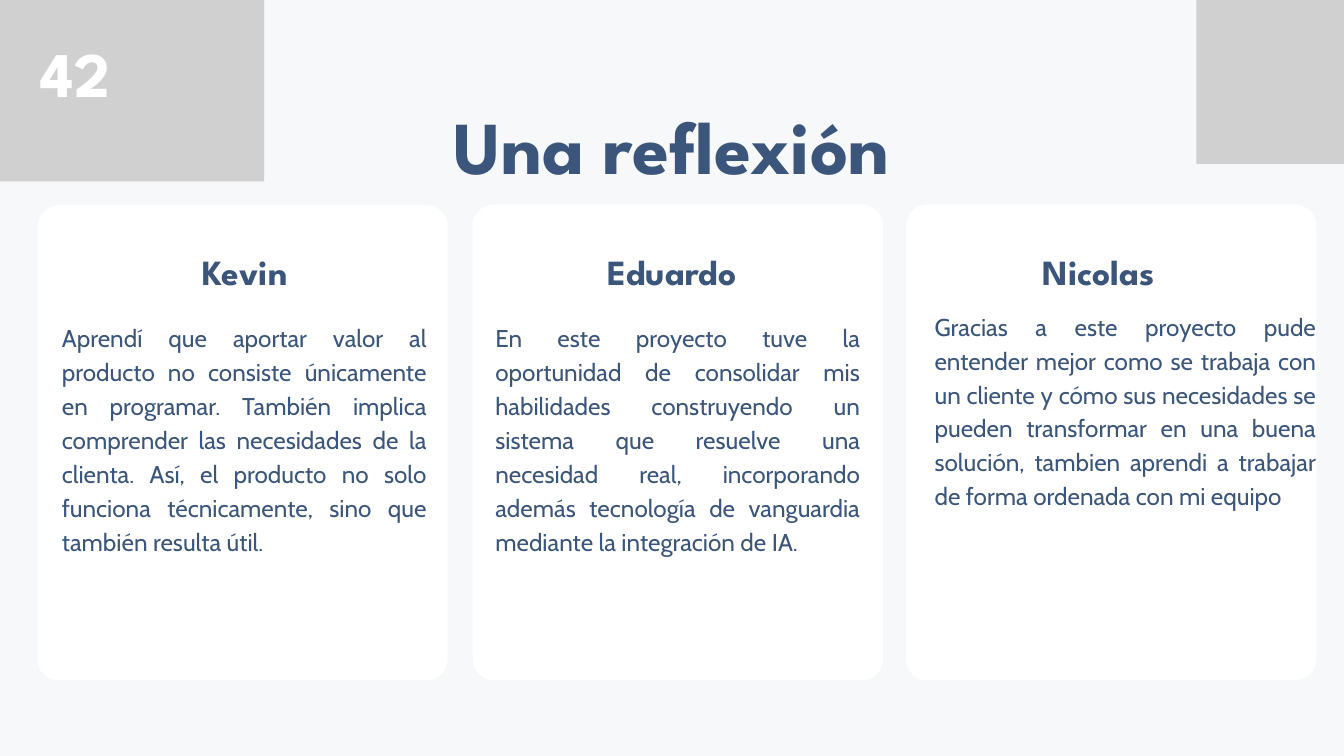
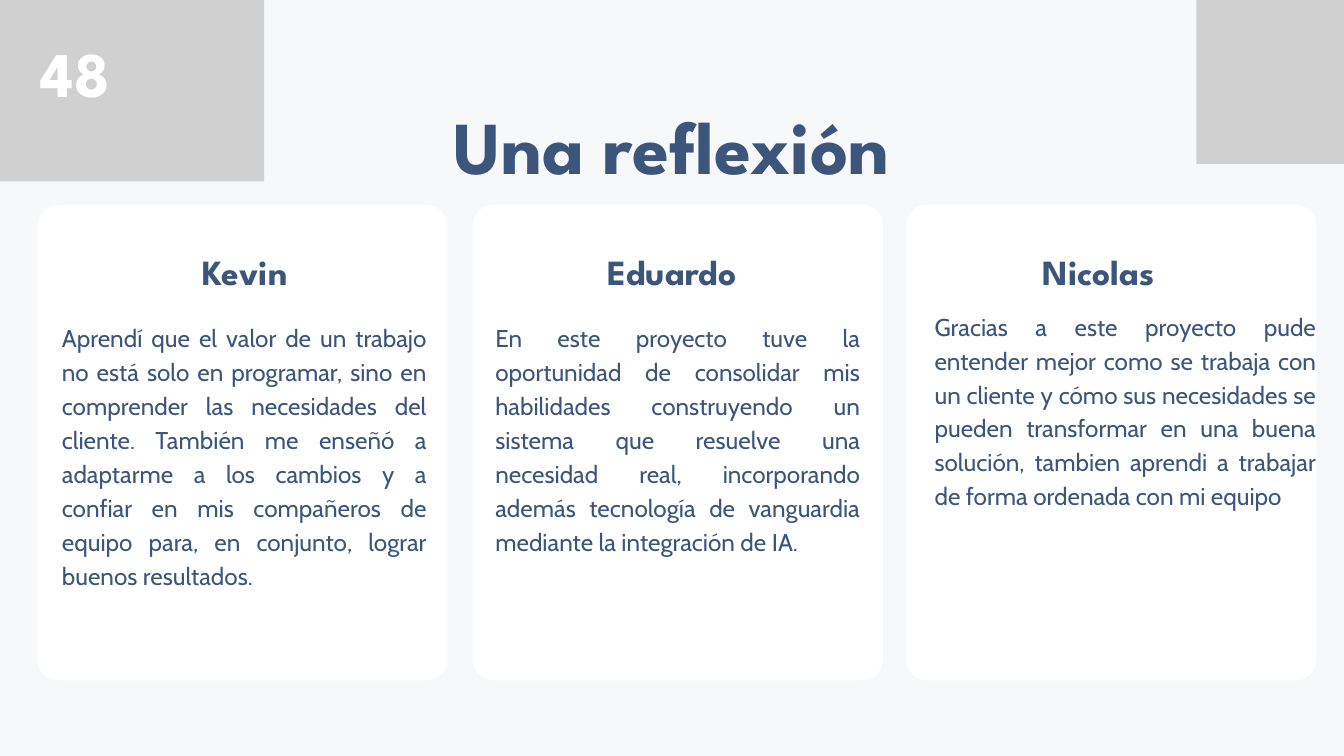
Before and after one commit to kesotof/Capstone_Equipo_6, a slide deck: slide 49 of Fase 2/Evidencias Proyecto/Presentacion Proyecto.pptx (slide 42 before the commit). Drawn at 1344x756 pixels with LibreOffice and Linux fonts; fonts in the diff are those of the drawing; grey boxes stand for pictures. Boxes give left, top, right and bottom in pixels: in the first picture for what was removed or moved away, otherwise in the second. Text is boxed around its words. In the diff, an @@ line names an element or a change of style, - is before the commit and + after.

```diff
--- a/Fase 2/Evidencias Proyecto/Presentacion Proyecto.pptx
+++ b/Fase 2/Evidencias Proyecto/Presentacion Proyecto.pptx
@@ text at (41, 55, 110, 97): text changed @@
-42
+48
@@ text at (62, 329, 427, 586): text changed @@
-Aprendí que aportar valor al producto no consiste únicamente en programar. También implica comprender las necesidades de la clienta. Así, el producto no solo funciona técnicamente, sino que también resulta útil.
+Aprendí que el valor de un trabajo no está solo en programar, sino en comprender las necesidades del cliente. También me enseñó a adaptarme a los cambios y a confiar en mis compañeros de equipo para, en conjunto, lograr buenos resultados.
```
Also in this commit, not shown: 13 other slides changed, 11 slides added, 4 slides removed, 1 other file.
